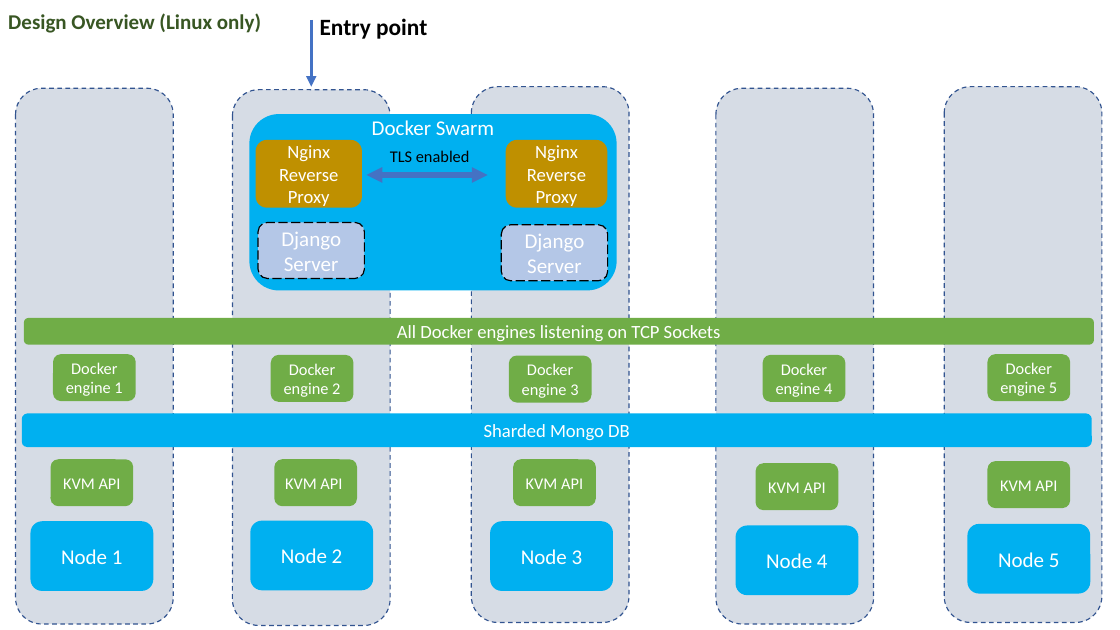
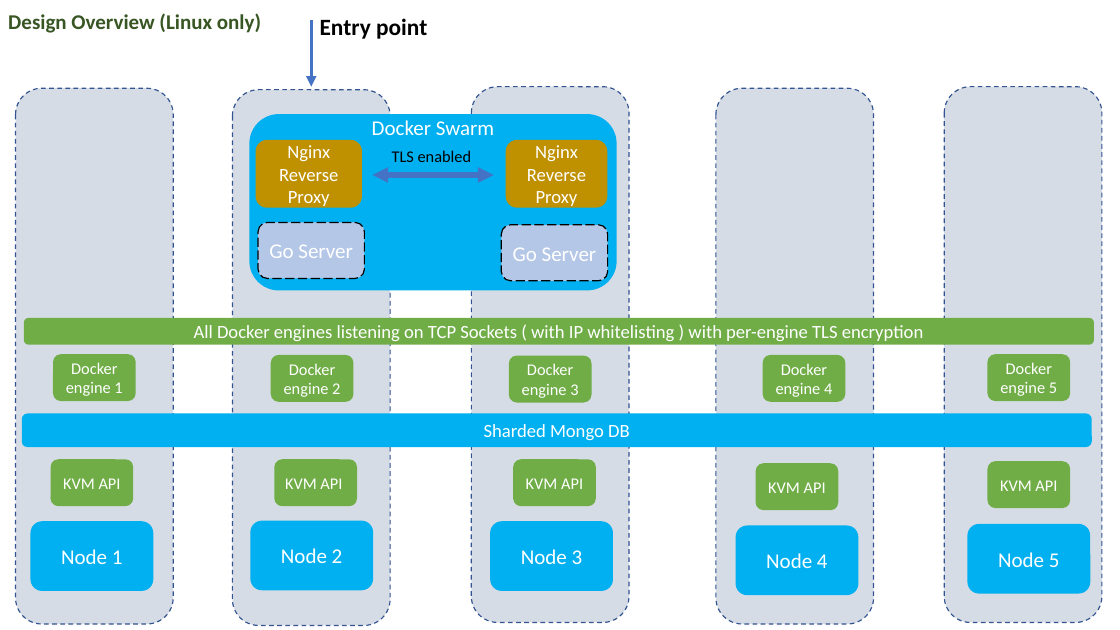
Before and after one commit to VaradBelwalkar/Scalable-Platform-as-a-Service, a slide deck: slide 4 of reference.pptx. Drawn at 1120x630 pixels with LibreOffice and Linux fonts; fonts in the diff are those of the drawing. Boxes give left, top, right and bottom in pixels: in the first picture for what was removed or moved away, otherwise in the second. Text is boxed around its words. In the diff, an @@ line names an element or a change of style, - is before the commit and + after.

```diff
--- a/reference.pptx
+++ b/reference.pptx
@@ double arrow moved from (366, 175) - (488, 175) to (372, 175) - (494, 175) @@
@@ text in rounded rectangle at (269,244,353,258): text changed @@
-Django Server
+Go Server
@@ text in rounded rectangle at (513,247,597,261): text changed @@
-Django Server
+Go Server
@@ text in rounded rectangle at (194,325,924,341): text changed @@
-All Docker engines listening on TCP Sockets
+All Docker engines listening on TCP Sockets ( with IP whitelisting ) with per-engine TLS encryption
```
Also in this commit, not shown: 1 other slide changed, 2 other files.
